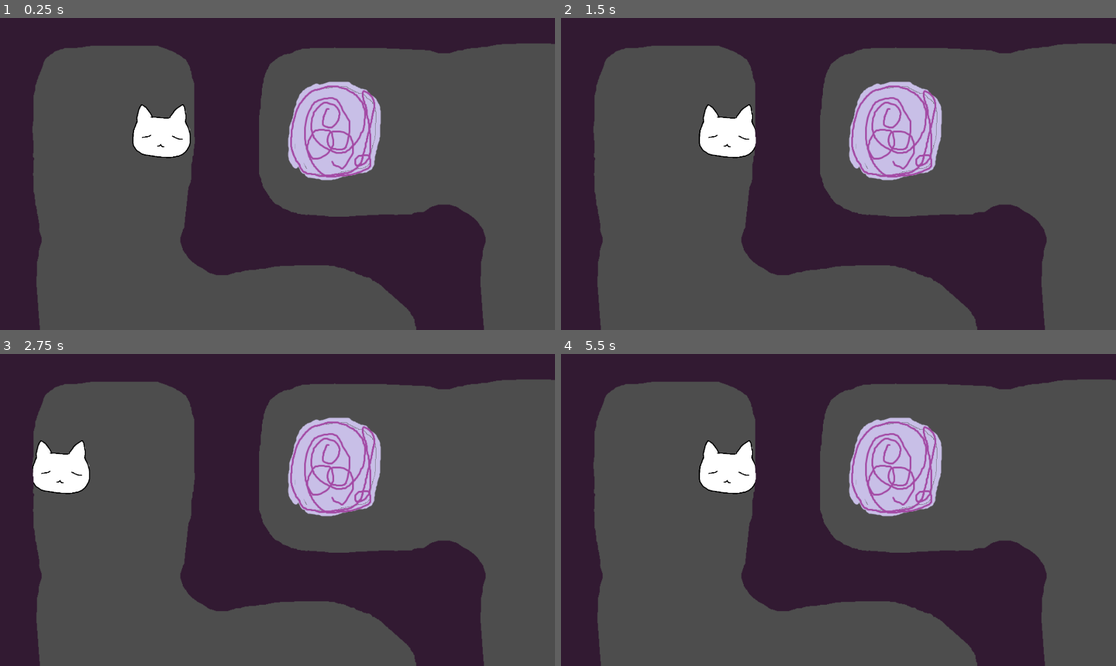
Above: before the commit, frames 1-4 (two rows, left to right).
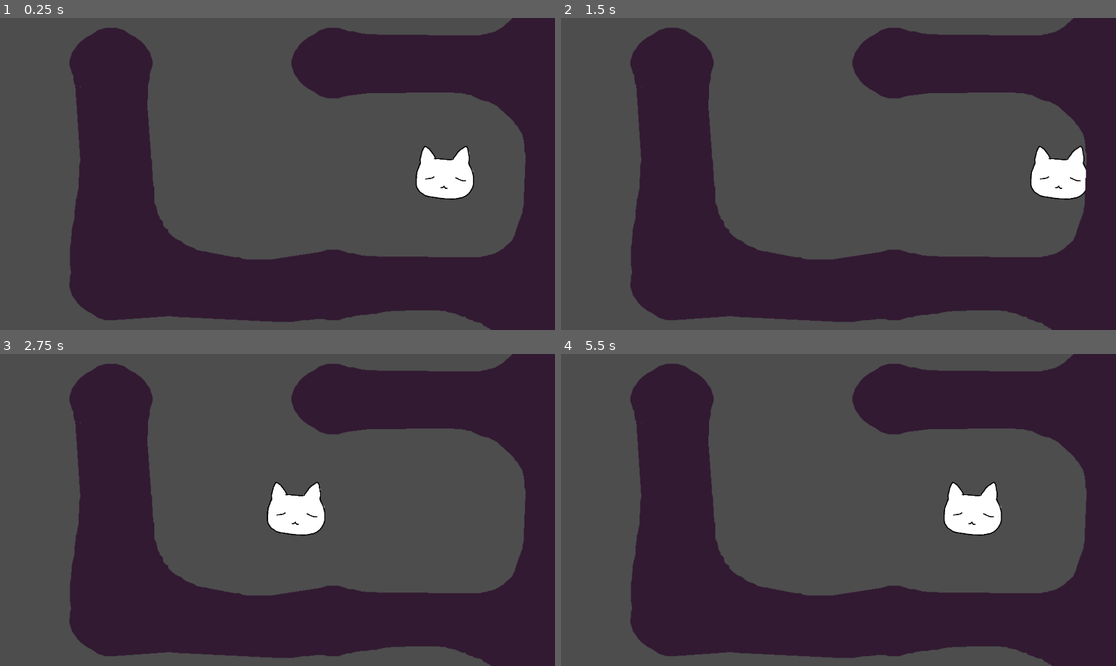
Above: after the commit, the same moments.

Repository: emeryplyler/Paths
Game: Godot game, scene res://main_game_scene/root.tscn
The game is run twice, just before and just after one commit, with the same random seed, the same clock (stepped at 60 frames per second) and the same inputs.
Inputs:
- Up to frame 1 (0.25 s): no input
- Up to frame 2 (1.5 s): tap Enter (ui_accept) at 0.5, 0.77, 1.25 s; hold D (Right) from 0.53 s (still down)
- Up to frame 3 (2.75 s): tap Enter (ui_accept) at 1.52, 2 s; release D (Right) at 2.03 s; hold A (Left) from 2.03 s (still down)
- Up to frame 4 (5.5 s): release A (Left) at 2.78 s; hold D (Right) 2.78-4.28 s; tap Enter (ui_accept) at 3.02, 3.77, 4.25, 4.52 s; hold A (Left) 4.28-5.03 s; hold D (Right) from 5.03 s (still down)

The runs differ from the first frame. In frame 1, 67% of the frame differs, in the area x 0-100%, y 0-100%; in frame 2, 67%; in frame 3, 67%; in frame 4, 67%.

Commit message:
start spot randomize

Diff:
--- a/main_game_scene/Maze.gd
+++ b/main_game_scene/Maze.gd
@@ -13,6 +13,8 @@
 var map_layer = 0
 var starting_spot = Vector2(0, 0)
 
+@export var Player: CharacterBody2D
+
 @export var Portal: PackedScene # object takes player to next maze
 var placed_portal: bool = false
 
@@ -24,6 +26,9 @@
 # Called when the node enters the scene tree for the first time.
 func _ready():
 	randomize()
+	starting_spot = Vector2(randi_range(0, width - 1), randi_range(0, height - 1)) # randomize start spot
+	Player.position = to_global(Map.map_to_local(starting_spot)) # teleport player to starting place
+	Player.get_node("Camera2D").reset_smoothing() # prevent camera from sliding over to player from prev pos
 	make_maze()
 
 func make_portal(position:Vector2):
--- a/main_game_scene/root.tscn
+++ b/main_game_scene/root.tscn
@@ -128,9 +128,10 @@
 position_smoothing_enabled = true
 position_smoothing_speed = 7.0
 
-[node name="Maze" type="Node2D" parent="." node_paths=PackedStringArray("Map")]
+[node name="Maze" type="Node2D" parent="." node_paths=PackedStringArray("Map", "Player")]
 script = ExtResource("3_jxabw")
 Map = NodePath("TileMap")
+Player = NodePath("../Player")
 Portal = ExtResource("4_ftpbv")
 
 [node name="TileMap" type="TileMap" parent="Maze"]
